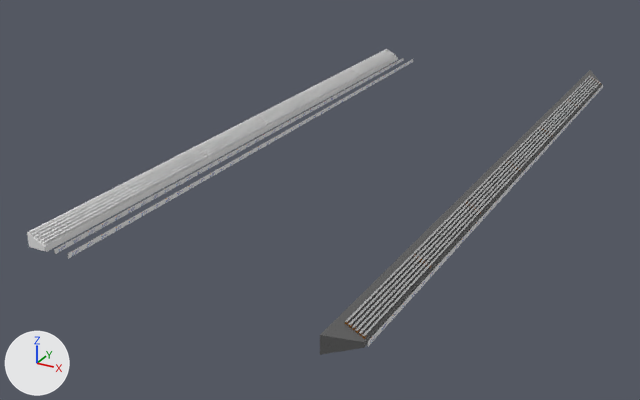
The Blender file assets/Ambiente_CG.blend as it was, and as the next commit left it.
Rendered twice from a camera (50 mm lens) standing at (24.6, -131.2, 37.5) and looking at (-22.5, -45.7, -5.3). Lighting does not change. The marker at lower left points along +X, +Y and +Z.

Script lines for the objects in view, before the commit:
```python
me_cube = bpy.data.meshes.new('Cube')
me_cube.from_pydata(...)  # 576 vertices, 438 faces, 44 loose edges; spans x -2.7..0.0, y -81.7..2.7, z 0.0..1.7
me_cube.materials.append(mat_arquibancada)  # picture img_textura_arquibancada_png
me_cube_010 = bpy.data.meshes.new('Cube.010')
me_cube_010.from_pydata(...)  # 164 vertices, 120 faces, 41 loose edges; spans x 0.0, y -79.0..0.0, z 0.0..0.5
me_cube_010.materials.append(mat_arquibancada)  # picture img_textura_arquibancada_png
me_muscle_2_003 = bpy.data.meshes.new('Muscle_2.003')
me_muscle_2_003.from_pydata(...)  # 1036 vertices, 1912 faces; spans x -0.95..0.96, y 0.0..0.6, z -0.44..0.44
ob_arquibancada = bpy.data.objects.new('Arquibancada', me_cube)
ob_arquibancada.location = (0.0, 0.0, 0.0)
ob_arquibancada_005 = bpy.data.objects.new('Arquibancada.005', me_cube_010)
ob_arquibancada_005.location = (-30.39, 0.0, 0.0)
ob_muscle_2 = bpy.data.objects.new('Muscle_2', me_muscle_2_003)
ob_muscle_2.location = (0.0, 0.0, 0.0)
ob_muscle_2.rotation_euler = (1.571, 0.0, 0.0)  # degrees (90, 0, 0)
ob_muscle_2.hide_set(True)
# also in view: 'Arquibancada.002' at (-34.2, -39.5, 0.8); 'Arquibancada.003' at (-34.3, -39.5, 0.9); 'Arquibancada.004' at (-32.1, -39.5, 0.2)
```
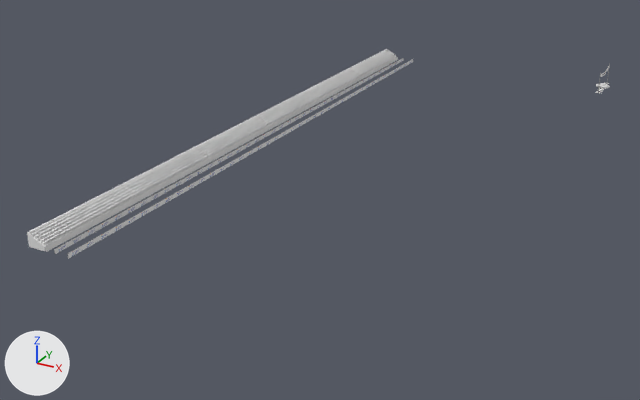
Commit message: adicao bandeira

Where the change shows, as pixel boxes [x1, y1, x2, y2] in the pictures (640 x 400 px):
'Arquibancada', hidden
    before: [320, 70, 603, 355]
'Bandeira', added
    after: [595, 63, 610, 93]
'Muscle_2', shown
    after: [596, 83, 610, 89]

The change, as a diff of the scene's bpy script:
```diff
--- a/assets/Ambiente_CG.blend.py
+++ b/assets/Ambiente_CG.blend.py
@@ img_textura_bandeira_png @@
+img_textura_bandeira_png = load_image('textura_bandeira.png', 'textura_bandeira.png', 240, 240, 'sRGB')
@@ mat_bandeira @@
+mat_bandeira = principled_material('Bandeira')
+mat_bandeira.texture = img_textura_bandeira_png
@@ me_plane_001 @@
+me_plane_001.from_pydata(...)  # 72 vertices, 53 faces; spans x -0.4..0.4, y -3.04..3.04, z 0.0..3.0
+me_plane_001.materials.append(mat_bandeira)  # picture img_textura_bandeira_png
@@ ob_muscle_2 @@
 ob_muscle_2.rotation_euler = (1.571, 0.0, 0.0)  # degrees (90, 0, 0)
-ob_muscle_2.hide_set(True)
@@ ob_arquibancada @@
 ob_arquibancada.location = (0.0, 0.0, 0.0)
+ob_arquibancada.hide_set(True)
@@ ob_bandeira @@
+ob_bandeira = bpy.data.objects.new('Bandeira', me_plane_001)
+ob_bandeira.location = (0.0, 0.0, 0.0)
```
